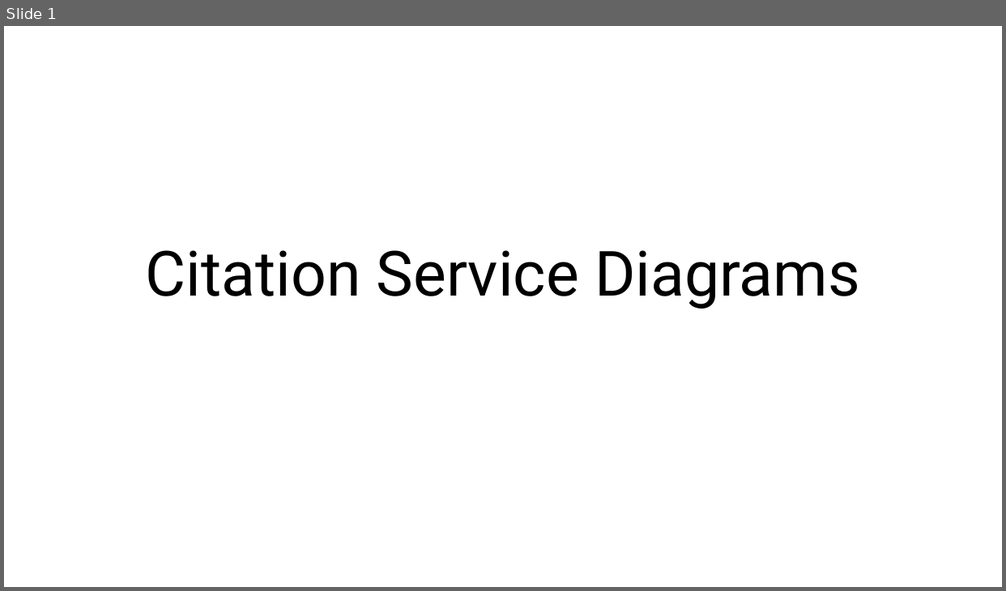
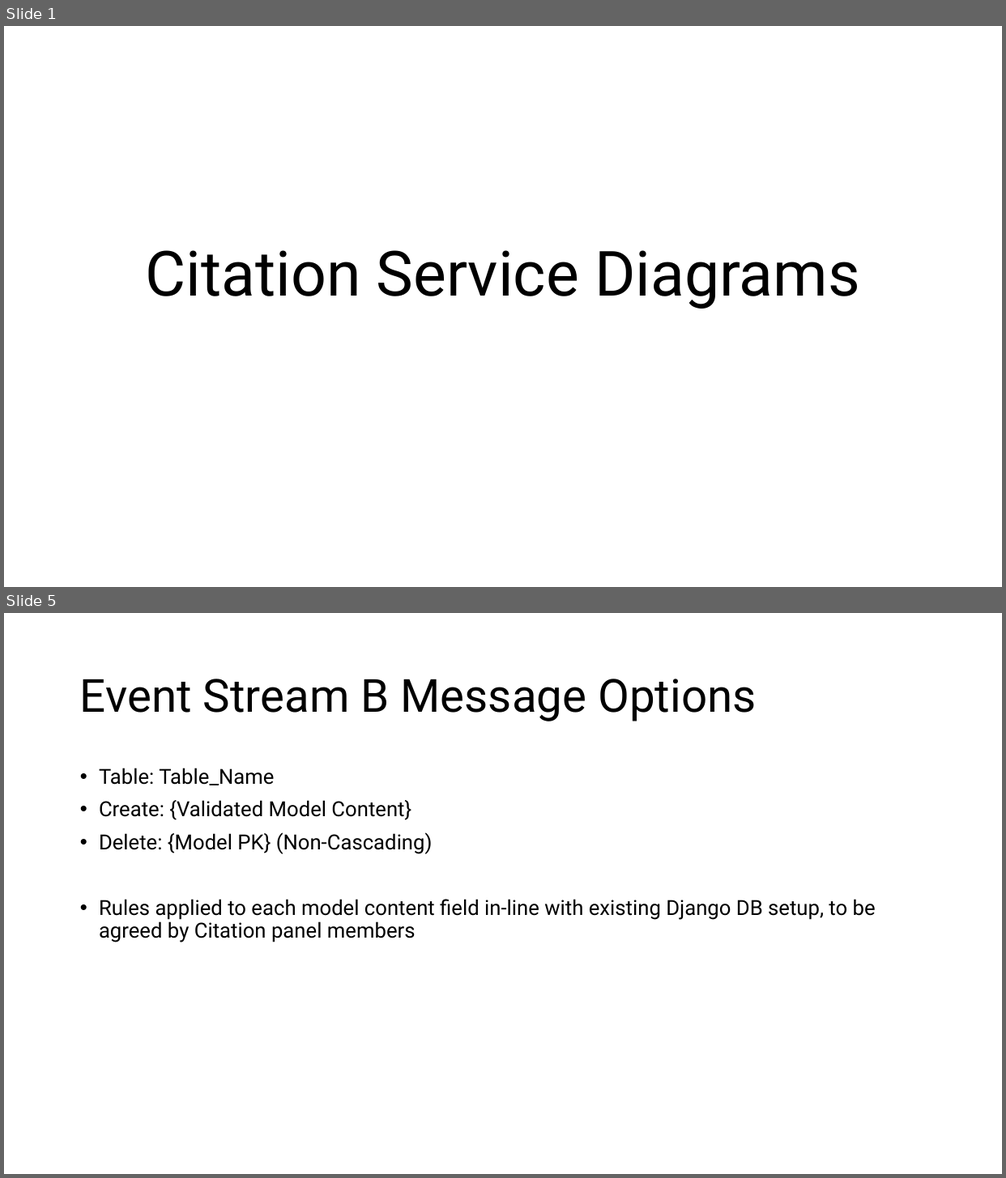
Before and after one commit to cedadev/cmip7-citation-service, a slide deck: docs/CitationServiceDiagrams.pptx. Shown one above the other, each under a label of ours: slide 1 before the commit, slides 1 and 5 after it; the slides between them are not shown. The pictures are 1006x591 and 1006x1178 pixels, drawn with LibreOffice and Linux fonts; fonts in the diff are those of the drawing. Boxes give left, top, right and bottom in pixels: in the first picture for what was removed or moved away, otherwise in the second. Text is boxed around its words. In the diff, an @@ line names an element or a change of style, - is before the commit and + after.

```diff
--- a/docs/CitationServiceDiagrams.pptx
+++ b/docs/CitationServiceDiagrams.pptx
@@ slide 5 added at <box>4,613,1002,1174</box>, background #FFFFFF @@
@@ title added at <box>80,679,756,722</box>, 44 pt, text #000000 @@
+Event Stream B Message Options
@@ text added at <box>99,768,876,943</box>, 20 pt, text #000000 @@
+• Table: Table_Name
+• Create: {Validated Model Content}
+• Delete: {Model PK} (Non-Cascading)
+• Rules applied to each model content field in-line with existing Django DB setup, to be agreed by Citation panel members
```
Also in this commit, not shown: 1 slide changed, 2 other slides added, 1 slide removed, 6 other files.
